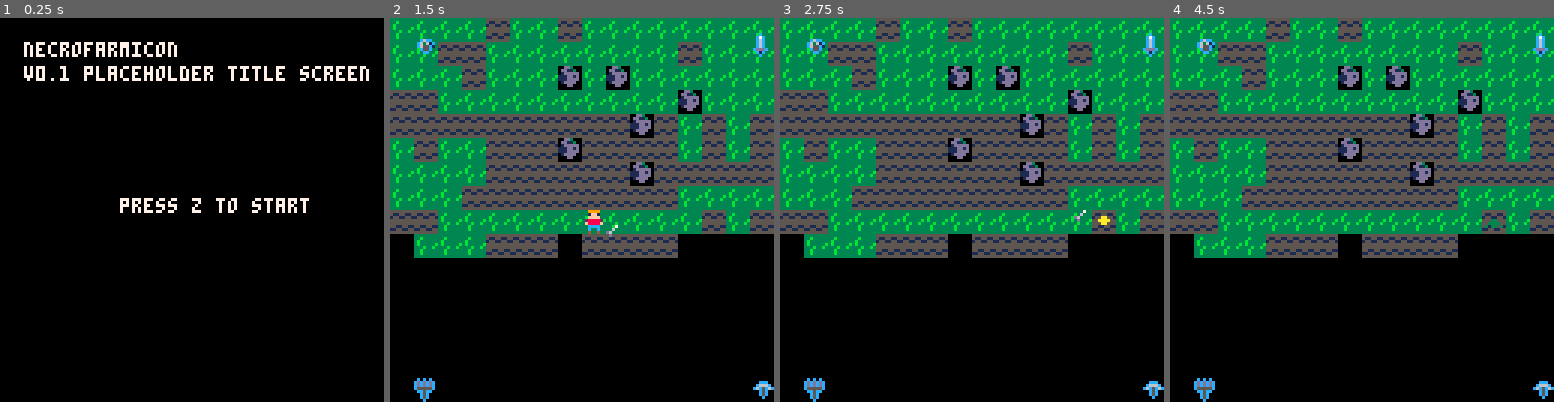
Above: before the commit, frames 1-4 (left to right).
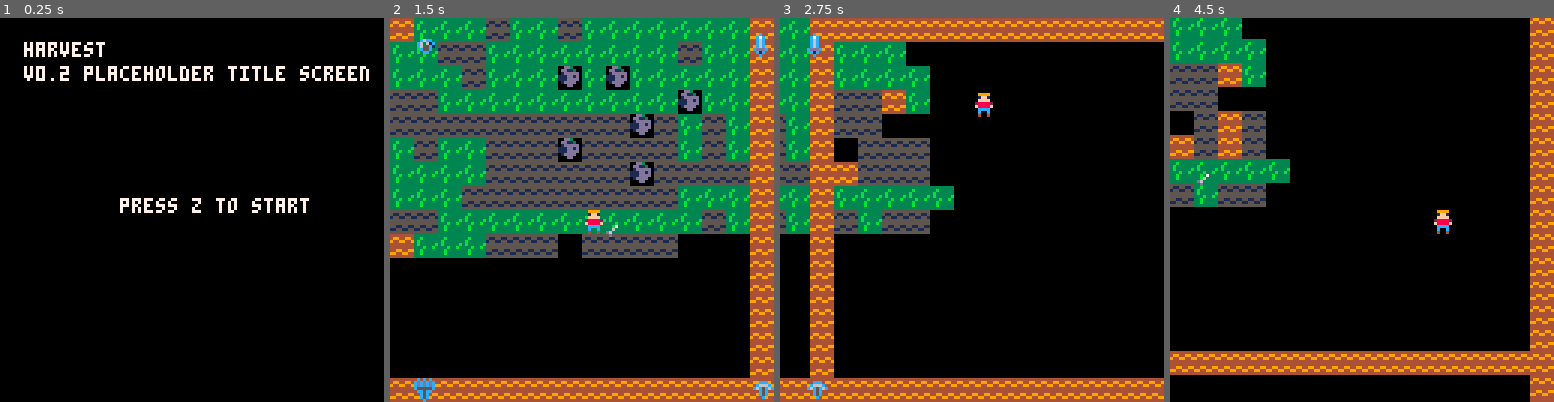
Above: after the commit, the same moments.

Repository: alexjbusch/GameJam2020
Game: PICO-8 cartridge GMTK-GameJam2020-Game/necrofarmicon.p8
Same seed, same stepped clock (60 frames per second), same inputs: the game is played once before the commit and once after it.
Inputs:
- Up to frame 1 (0.25 s): no input
- Up to frame 2 (1.5 s): tap X (X key) at 0.33, 1.07 s; tap O (Z key) at 0.7 s
- Up to frame 3 (2.75 s): hold Right 1.6-2.1 s; tap O (Z key) at 1.7, 2.1, 2.5 s; tap X (X key) at 1.85 s; hold Up 2.15-2.42 s; hold Right from 2.47 s (still down)
- Up to frame 4 (4.5 s): tap O (Z key) every 0.4 s from 2.9 to 4.1 s; tap X (X key) at 2.97, 4.08 s; release Right at 3.03 s; hold Left 3.08-3.58 s; hold Down 3.63-3.97 s; hold Right from 4.02 s (still down)

The runs differ from the first frame. In frame 1, 0.7% of the frame differs, in the area x 7-47%, y 6-16%; in frame 2, 12%; in frame 3, 62%; in frame 4, 64%, in the area x 0-100%, y 0-100%.

Commit message:
Player centered camera
Added code to center camera on the player as well as occluding camera movement outside of described space.

Diff:
--- a/GMTK-GameJam2020-Game/necrofarmicon.p8
+++ b/GMTK-GameJam2020-Game/necrofarmicon.p8
@@ -59,13 +59,15 @@
 function _draw()
  if scene == "title" then
   cls()
-  print("necrofarmicon",8,8,7)
-  print("v0.1 placeholder title screen",8,16,7)
+  print("harvest",8,8,7)
+  print("v0.2 placeholder title screen",8,16,7)
   print("press z to start",40,60,7)
  end
  if scene=="game" then
   cls()
   map(0,0)
+  cam_offset=set_camera_offset()
+  camera(cam_offset.x,cam_offset.y)
   for b in all(plants) do
    b:draw()
   end
@@ -227,6 +229,42 @@
   offset_x=-player.w
  end
  return offset_x,offset_y
+end
+
+function set_camera_offset()
+ local offset={}
+ offset.x = nil
+ offset.y = nil
+ offset.basex=nil
+ offset.basey=nil
+ offset.offx=64
+ offset.offy=64
+ -- --shifts camera slightly in direction of travel
+ -- if (player.direction=="right") offset.offx,offset.offy=68,64
+ -- if (player.direction=="left") offset.offx,offset.offy=60,64
+ -- if (player.direction=="up") offset.offx,offset.offy=64,60
+ -- if (player.direction=="down") offset.offx,offset.offy=64,68
+ if (player.x<64 or player.x>128+64) then
+   if (player.x<64) offset.basex = 64
+   if (player.x>128+64) offset.basex = 128+64
+ else
+  offset.basex=player.x
+ end
+ if (player.y<64 or player.y>128+64) then
+  if (player.y<64) offset.basey = 64
+  if (player.y>128+64) offset.basey = 128+64
+ else
+  offset.basey = player.y
+ end
+ -- offset.basex = min(64+128,player.x)
+ -- offset.basex = max(64,player.x)
+ -- offset.basey = min(64+128,player.y)
+ -- offset.basey = max(64,player.y)
+
+
+ offset.x=offset.basex-offset.offx
+ offset.y=offset.basey-offset.offy
+ return {x=offset.x,y=offset.y}
 end
 -->8
 --plants
@@ -612,13 +650,35 @@
 
 
 __map__
-5656565647565647565656565656565656565656560000000000000000000000000000000000000000000000000000000000000000000000000000000000000000000000000000000000000000000000000000000000000000000000000000000000000000000000000000000000000000000000000000000000000000000000
-5656474756565656565656564756565656565600000000000000000000000000000000000000000000000000000000000000000000000000000000000000000000000000000000000000000000000000000000000000000000000000000000000000000000000000000000000000000000000000000000000000000000000000
-5656564756565648564856565656565656565656000000000000000000000000000000000000000000000000000000000000000000000000000000000000000000000000000000000000000000000000000000000000000000000000000000000000000000000000000000000000000000000000000000000000000000000000
-4747565656565656565656564856565647474756000000000000000000000000000000000000000000000000000000000000000000000000000000000000000000000000000000000000000000000000000000000000000000000000000000000000000000000000000000000000000000000000000000000000000000000000
-4747474747474747474748475647564747470000000000000000000000000000000000000000000000000000000000000000000000000000000000000000000000000000000000000000000000000000000000000000000000000000000000000000000000000000000000000000000000000000000000000000000000000000
-5647565647474748474747475647564700474747000000000000000000000000000000000000000000000000000000000000000000000000000000000000000000000000000000000000000000000000000000000000000000000000000000000000000000000000000000000000000000000000000000000000000000000000
-5656565647474747474748474747474747474747000000000000000000000000000000000000000000000000000000000000000000000000000000000000000000000000000000000000000000000000000000000000000000000000000000000000000000000000000000000000000000000000000000000000000000000000
-5656564747474747474747475656565656565656560000000000000000000000000000000000000000000000000000000000000000000000000000000000000000000000000000000000000000000000000000000000000000000000000000000000000000000000000000000000000000000000000000000000000000000000
-4747565656565656565656565647564747564747000000000000000000000000000000000000000000000000000000000000000000000000000000000000000000000000000000000000000000000000000000000000000000000000000000000000000000000000000000000000000000000000000000000000000000000000
-0056565647474700474747470000000000000000000000000000000000000000000000000000000000000000000000000000000000000000000000000000000000000000000000000000000000000000000000000000000000000000000000000000000000000000000000000000000000000000000000000000000000000000
+4656565647565647565656565656564646464646464646464646464646464646000000000000000000000000000000000000000000000000000000000000000000000000000000000000000000000000000000000000000000000000000000000000000000000000000000000000000000000000000000000000000000000000
+5656474756565656565656564756564656565600000000000000000000000046000000000000000000000000000000000000000000000000000000000000000000000000000000000000000000000000000000000000000000000000000000000000000000000000000000000000000000000000000000000000000000000000
+5656564756565648564856565656564656565656000000000000000000000046000000000000000000000000000000000000000000000000000000000000000000000000000000000000000000000000000000000000000000000000000000000000000000000000000000000000000000000000000000000000000000000000
+4747565656565656565656564856564647474756000000000000000000000046000000000000000000000000000000000000000000000000000000000000000000000000000000000000000000000000000000000000000000000000000000000000000000000000000000000000000000000000000000000000000000000000
+4747474747474747474748475647564647470000000000000000000000000046000000000000000000000000000000000000000000000000000000000000000000000000000000000000000000000000000000000000000000000000000000000000000000000000000000000000000000000000000000000000000000000000
+5647565647474748474747475647564600474747000000000000000000000046000000000000000000000000000000000000000000000000000000000000000000000000000000000000000000000000000000000000000000000000000000000000000000000000000000000000000000000000000000000000000000000000
+5656565647474747474748474747474647474747000000000000000000000046000000000000000000000000000000000000000000000000000000000000000000000000000000000000000000000000000000000000000000000000000000000000000000000000000000000000000000000000000000000000000000000000
+5656564747474747474747475656564656565656560000000000000000000046000000000000000000000000000000000000000000000000000000000000000000000000000000000000000000000000000000000000000000000000000000000000000000000000000000000000000000000000000000000000000000000000
+4747565656565656565656565647564647564747000000000000000000000046000000000000000000000000000000000000000000000000000000000000000000000000000000000000000000000000000000000000000000000000000000000000000000000000000000000000000000000000000000000000000000000000
+4656565647474700474747470000004600000000000000000000000000000046000000000000000000000000000000000000000000000000000000000000000000000000000000000000000000000000000000000000000000000000000000000000000000000000000000000000000000000000000000000000000000000000
+0000000000000000000000000000004600000000000000000000000000000046000000000000000000000000000000000000000000000000000000000000000000000000000000000000000000000000000000000000000000000000000000000000000000000000000000000000000000000000000000000000000000000000
+0000000000000000000000000000004600000000000000000000000000000046000000000000000000000000000000000000000000000000000000000000000000000000000000000000000000000000000000000000000000000000000000000000000000000000000000000000000000000000000000000000000000000000
+0000000000000000000000000000004600000000000000000000000000000046000000000000000000000000000000000000000000000000000000000000000000000000000000000000000000000000000000000000000000000000000000000000000000000000000000000000000000000000000000000000000000000000
+0000000000000000000000000000004600000000000000000000000000000046000000000000000000000000000000000000000000000000000000000000000000000000000000000000000000000000000000000000000000000000000000000000000000000000000000000000000000000000000000000000000000000000
+0000000000000000000000000000004600000000000000000000000000000046000000000000000000000000000000000000000000000000000000000000000000000000000000000000000000000000000000000000000000000000000000000000000000000000000000000000000000000000000000000000000000000000
+4646464646464646464646464646464646464646464646464646464646464646000000000000000000000000000000000000000000000000000000000000000000000000000000000000000000000000000000000000000000000000000000000000000000000000000000000000000000000000000000000000000000000000
+4600000000000000000000000000004600000000000000000000000000000046000000000000000000000000000000000000000000000000000000000000000000000000000000000000000000000000000000000000000000000000000000000000000000000000000000000000000000000000000000000000000000000000
+4600000000000000000000000000004600000000000000000000000000000046000000000000000000000000000000000000000000000000000000000000000000000000000000000000000000000000000000000000000000000000000000000000000000000000000000000000000000000000000000000000000000000000
+4600000000000000000000000000004600000000000000000000000000000046000000000000000000000000000000000000000000000000000000000000000000000000000000000000000000000000000000000000000000000000000000000000000000000000000000000000000000000000000000000000000000000000
+4600000000000000000000000000004600000000000000000000000000000046000000000000000000000000000000000000000000000000000000000000000000000000000000000000000000000000000000000000000000000000000000000000000000000000000000000000000000000000000000000000000000000000
+4600000000000000000000000000004600000000000000000000000000000046000000000000000000000000000000000000000000000000000000000000000000000000000000000000000000000000000000000000000000000000000000000000000000000000000000000000000000000000000000000000000000000000
+4600000000000000000000000000004600000000000000000000000000000046000000000000000000000000000000000000000000000000000000000000000000000000000000000000000000000000000000000000000000000000000000000000000000000000000000000000000000000000000000000000000000000000
+4600000000000000000000000000004600000000000000000000000000000046000000000000000000000000000000000000000000000000000000000000000000000000000000000000000000000000000000000000000000000000000000000000000000000000000000000000000000000000000000000000000000000000
+4600000000000000000000000000004600000000000000000000000000000046000000000000000000000000000000000000000000000000000000000000000000000000000000000000000000000000000000000000000000000000000000000000000000000000000000000000000000000000000000000000000000000000
+4600000000000000000000000000004600000000000000000000000000000046000000000000000000000000000000000000000000000000000000000000000000000000000000000000000000000000000000000000000000000000000000000000000000000000000000000000000000000000000000000000000000000000
+4600000000000000000000000000004600000000000000000000000000000046000000000000000000000000000000000000000000000000000000000000000000000000000000000000000000000000000000000000000000000000000000000000000000000000000000000000000000000000000000000000000000000000
+4600000000000000000000000000004600000000000000000000000000000046000000000000000000000000000000000000000000000000000000000000000000000000000000000000000000000000000000000000000000000000000000000000000000000000000000000000000000000000000000000000000000000000
+4600000000000000000000000000004600000000000000000000000000000046000000000000000000000000000000000000000000000000000000000000000000000000000000000000000000000000000000000000000000000000000000000000000000000000000000000000000000000000000000000000000000000000
+4600000000000000000000000000004600000000000000000000000000000046000000000000000000000000000000000000000000000000000000000000000000000000000000000000000000000000000000000000000000000000000000000000000000000000000000000000000000000000000000000000000000000000
+4600000000000000000000000000004600000000000000000000000000000046000000000000000000000000000000000000000000000000000000000000000000000000000000000000000000000000000000000000000000000000000000000000000000000000000000000000000000000000000000000000000000000000
+4600000000000000000000000000004600000000000000000000000000000046000000000000000000000000000000000000000000000000000000000000000000000000000000000000000000000000000000000000000000000000000000000000000000000000000000000000000000000000000000000000000000000000
+4646464646464646464646464646464646464646464646464646464646464646000000000000000000000000000000000000000000000000000000000000000000000000000000000000000000000000000000000000000000000000000000000000000000000000000000000000000000000000000000000000000000000000
Not shown, added: GMTK-GameJam2020-Game/Farm_Sin.png
